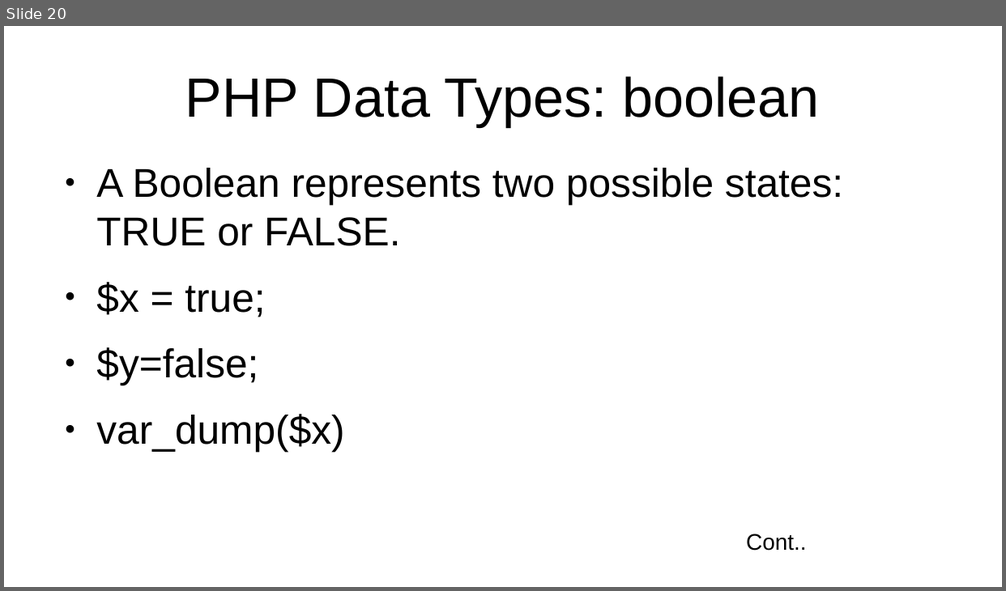
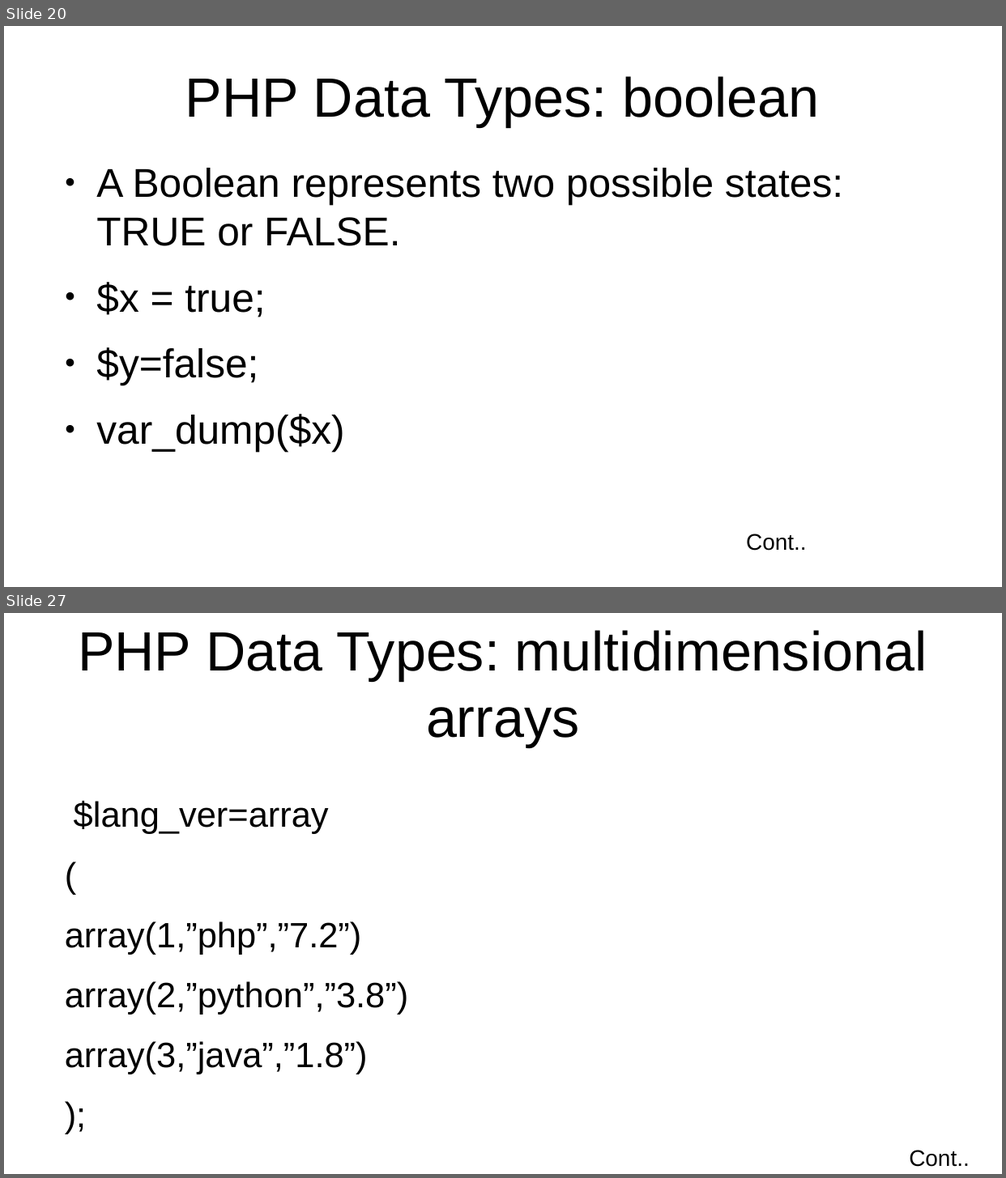
Before and after one commit to jhashuva/MVCTS, a slide deck: php/php_intro.pptx. Shown one above the other, each under a label of ours: slide 20 before the commit, slides 20 and 27 after it; the slides between them are not shown. The pictures are 1006x591 and 1006x1178 pixels, drawn with LibreOffice and Linux fonts; fonts in the diff are those of the drawing. Boxes give left, top, right and bottom in pixels: in the first picture for what was removed or moved away, otherwise in the second. Text is boxed around its words. In the diff, an @@ line names an element or a change of style, - is before the commit and + after.

```diff
--- a/php/php_intro.pptx
+++ b/php/php_intro.pptx
@@ slide 27 added at (x1=4, y1=613, x2=1002, y2=1174), background #FFFFFF @@
@@ text added at (x1=78, y1=630, x2=927, y2=747), 44 pt, text #000000 @@
+PHP Data Types: multidimensional arrays
@@ text added at (x1=65, y1=800, x2=409, y2=1075), 28 pt, text #000000 @@
+$lang_ver=array
+(
+array(1,”php”,”7.2”)
+array(2,”python”,”3.8”)
+array(3,”java”,”1.8”)
+);
@@ text added at (x1=909, y1=1150, x2=969, y2=1167), 18 pt, text #000000 @@
+Cont..
```
Also in this commit, not shown: 9 slides changed, 20 other slides added, 1 slide removed, 3 other files.
